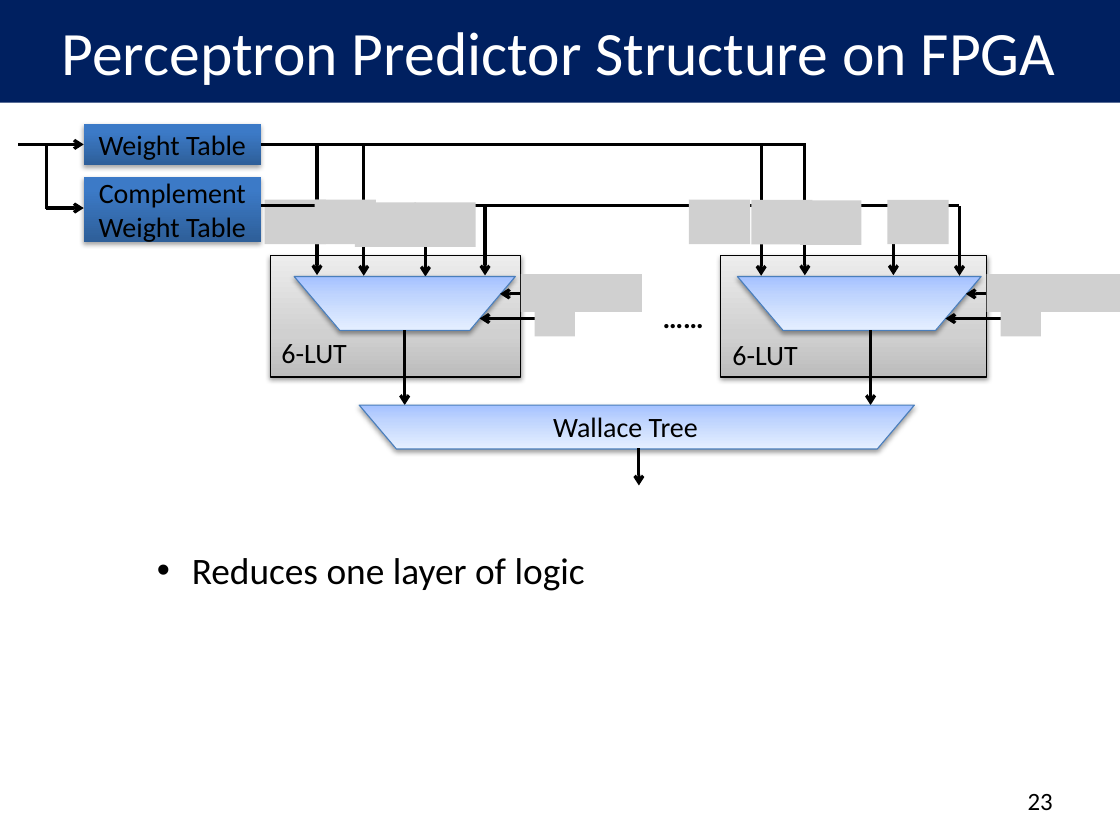
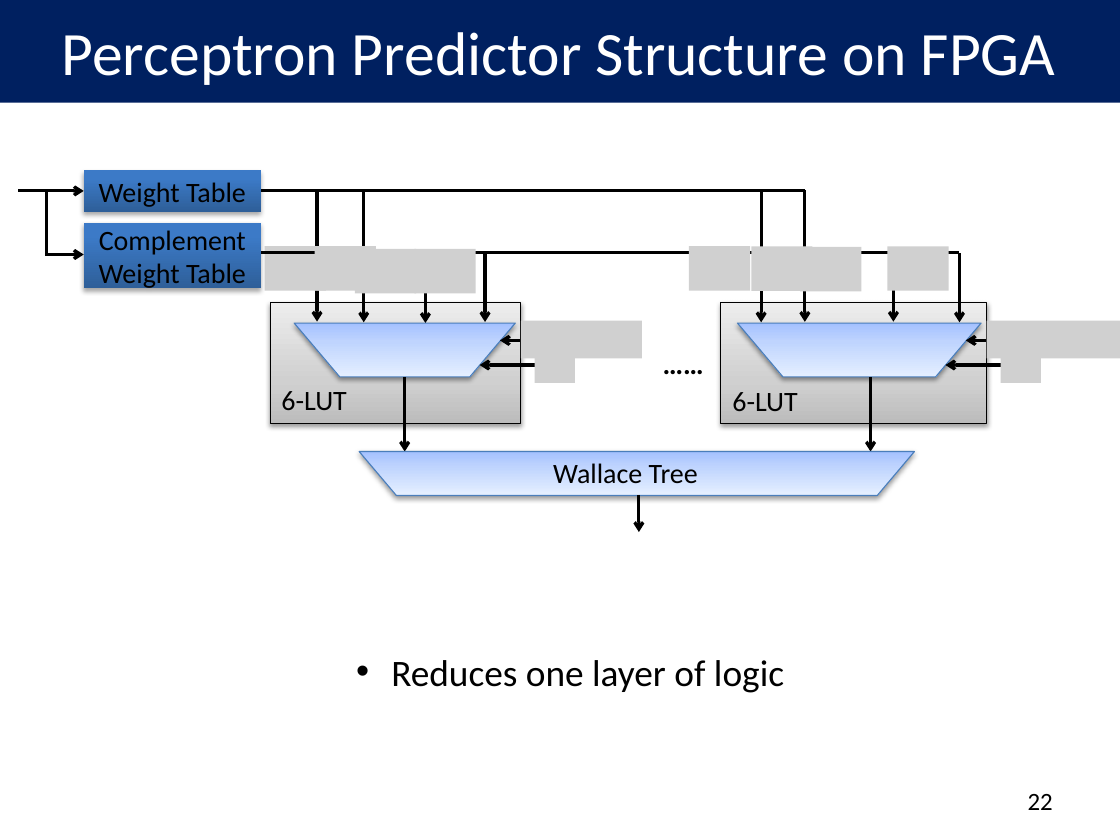
Before and after one commit to peterwudi/di-thesis, a slide deck: slide 23 of presentation/defense.pptx (slide 24 before the commit). Drawn at 1120x840 pixels with LibreOffice and Linux fonts; fonts in the diff are those of the drawing; grey boxes stand for pictures; background and template pictures are left out. Boxes give left, top, right and bottom in pixels: in the first picture for what was removed or moved away, otherwise in the second. Text is boxed around its words. In the diff, an @@ line names an element or a change of style, - is before the commit and + after.

```diff
--- a/presentation/defense.pptx
+++ b/presentation/defense.pptx
@@ picture removed at bbox=[264, 199, 326, 244] @@
@@ picture removed at bbox=[315, 199, 376, 244] @@
@@ picture removed at bbox=[355, 203, 417, 248] @@
@@ picture removed at bbox=[414, 203, 476, 248] @@
@@ picture removed at bbox=[689, 199, 750, 244] @@
@@ picture removed at bbox=[752, 199, 813, 244] @@
@@ picture removed at bbox=[801, 200, 862, 245] @@
@@ picture removed at bbox=[887, 199, 949, 244] @@
@@ picture added at bbox=[264, 246, 326, 291] @@
@@ picture added at bbox=[315, 246, 376, 291] @@
@@ picture added at bbox=[355, 249, 417, 293] @@
@@ picture added at bbox=[414, 249, 476, 293] @@
@@ picture added at bbox=[689, 246, 750, 291] @@
@@ picture added at bbox=[752, 246, 813, 291] @@
@@ picture added at bbox=[801, 248, 862, 292] @@
@@ picture added at bbox=[887, 246, 949, 291] @@
@@ picture removed at bbox=[521, 274, 642, 312] @@
@@ picture removed at bbox=[987, 274, 1120, 312] @@
@@ picture added at bbox=[521, 320, 642, 358] @@
@@ picture added at bbox=[987, 320, 1120, 358] @@
@@ 17 arrows, 4 rectangles, 4 texts, 3 trapezoids, 3 lines, 2 pictures: place and size @@
-17 arrows, 4 rectangles, 4 texts, 3 trapezoids, 3 lines, 2 pictures at bbox=[18, 123, 1040, 485]
+17 arrows, 4 rectangles, 4 texts, 3 trapezoids, 3 lines, 2 pictures at bbox=[18, 170, 1040, 532]
@@ text "Reduces one layer of logic": place and size @@
-text "Reduces one layer of logic" at bbox=[192, 558, 585, 591]
+text "Reduces one layer of logic" at bbox=[391, 660, 784, 693]
@@ page number at bbox=[1028, 794, 1053, 810]: text changed @@
-23
+22
```
Also in this commit, not shown: 11 other slides changed, 1 slide added, 1 slide removed, 1 other file.
